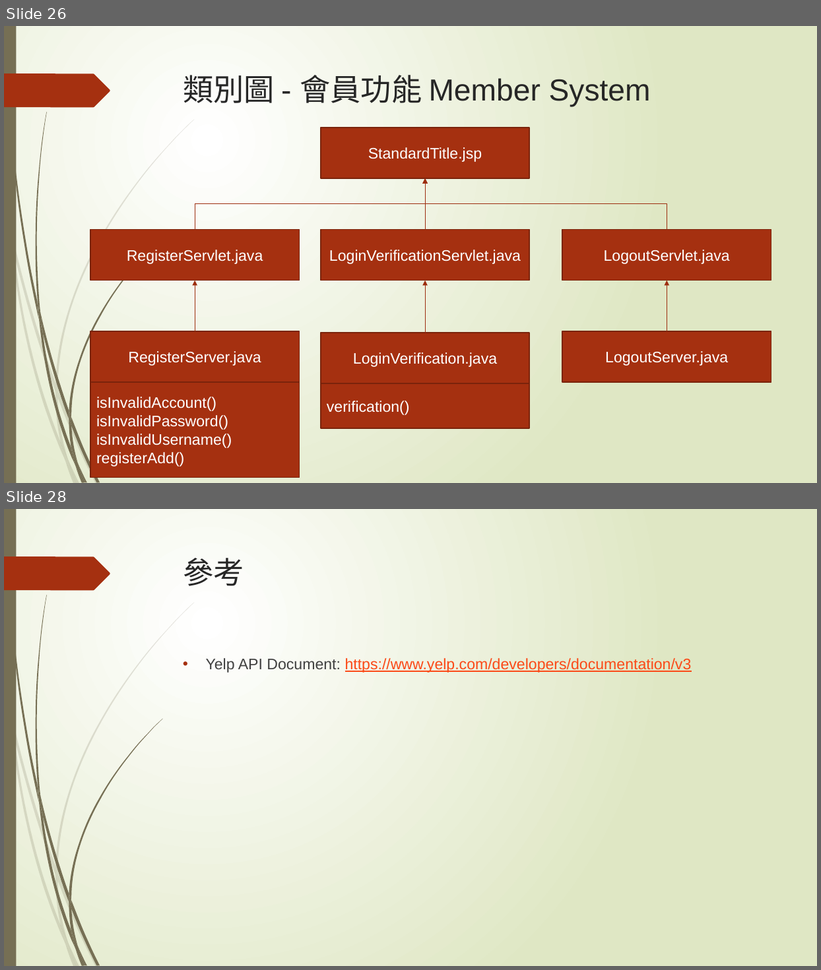
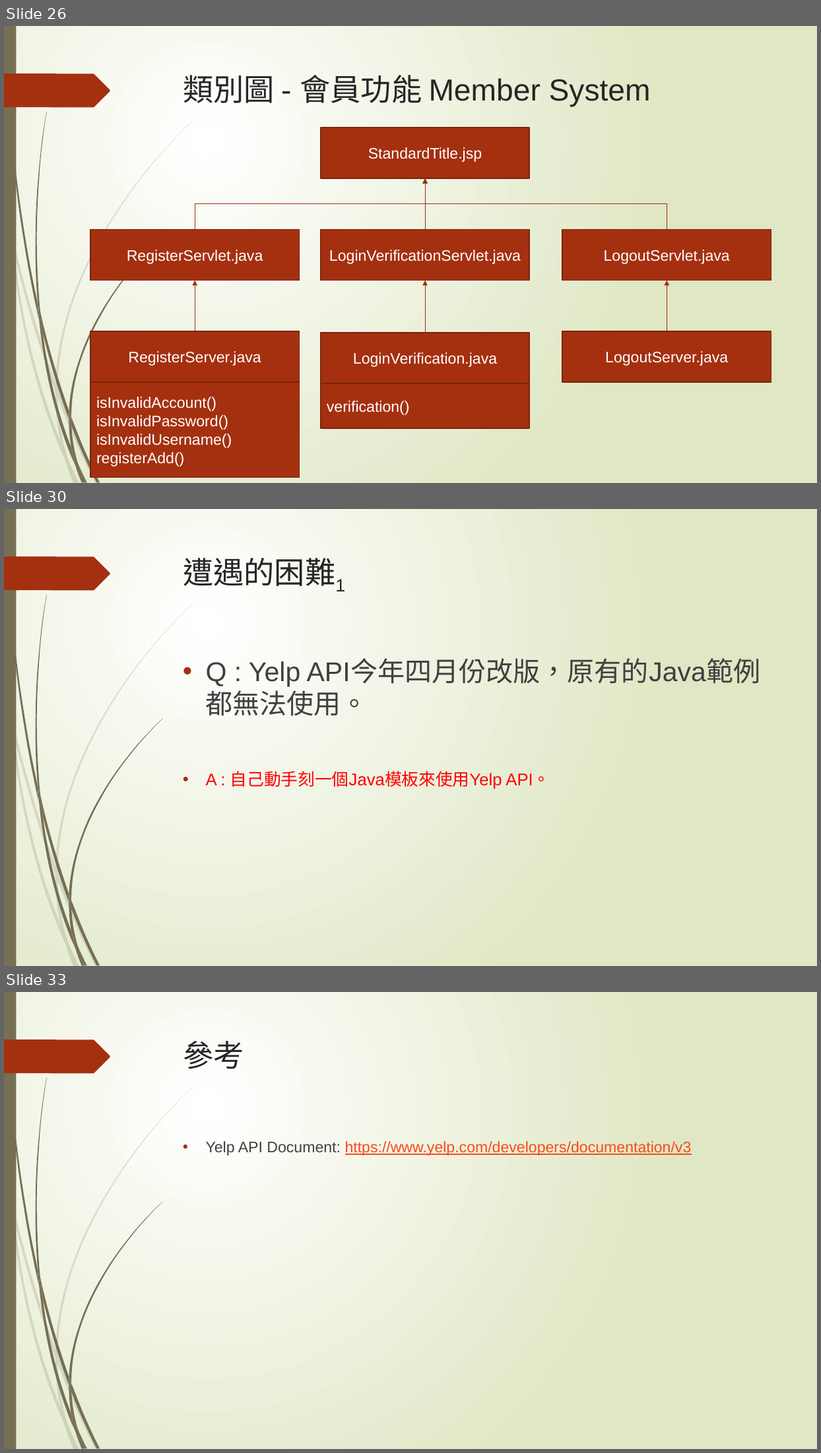
Before and after one commit to penut85420/WBSE_Project, a slide deck: 其他/YelpBlaBla.pptx. Shown one above the other, each under a label of ours: slides 26 and 28 before the commit, slides 26, 30 and 33 after it; the slides between them are not shown. The pictures are 821x970 and 821x1453 pixels, drawn with LibreOffice and Linux fonts; fonts in the diff are those of the drawing. Boxes give left, top, right and bottom in pixels: in the first picture for what was removed or moved away, otherwise in the second. Text is boxed around its words. In the diff, an @@ line names an element or a change of style, - is before the commit and + after.

```diff
--- a/其他/YelpBlaBla.pptx
+++ b/其他/YelpBlaBla.pptx
@@ slide 30 added at [4, 509, 817, 966], background gradient #FFFFFF to #DFE8C4; not listed: 24 template elements that a slide beside it also shows @@
@@ title added at [183, 558, 345, 591], 36 pt, text #262626 @@
+遭遇的困難1
@@ text added at [206, 659, 761, 789], 32 pt, text #404040 @@
+• Q : Yelp API今年四月份改版，原有的Java範例都無法使用。
+• A : 自己動手刻一個Java模板來使用Yelp API。
@@ what was slide 28 is now slide 33 @@
```
Also in this commit, not shown: 3 slides changed, 4 other slides added, 6 other files.
